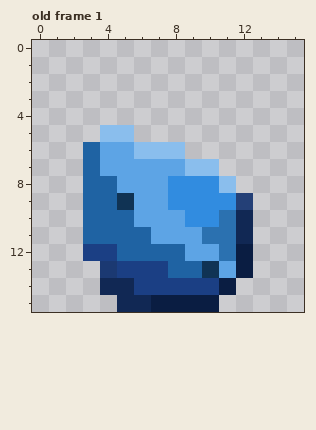
Edited in one commit: pixel-art file (Drillbird_sprites/Object_Ore_spawn.aseprite). That is the earlier state.
16x16 pixels, 4 frames. Colours within 5 levels of each other are drawn and written as one. Shown: old frame 1. The commit also changed other frames, which this record leaves out.
Once edited:
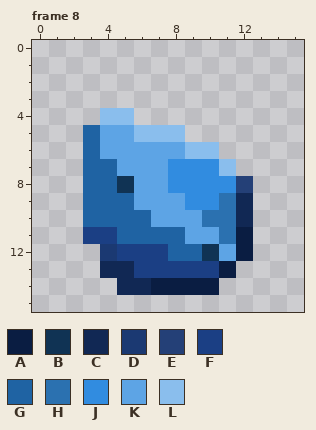
Palette (. is transparent): A #0a1d42  B #103354  C #112854  D #1b3972  E #244077  F #1b3f84  G #1f63a3  H #2b71b0  J #318ce0  K #5da4e5  L #8abeed
A new or re-ordered frame is compared with the old frame closest to it.
Difference:
frames 4 -> 10
Changed rows in their new state; - is an unchanged pixel.
Frame 8 is new; against old frame 1, layer "Layer 1":
first column x 3:
 4 -LL-------
 5 GKKLLL----
 6 ---KKKLL--
 7 -G---JJJL-
 8 --B-----JE
 9 --G--K--HC
10 ---G--KH--
11 FF--GG-K-A
12 .DFFF-GBK-
13 -CC--FFFA.
14 -.-CAAAA.-
15 --......--
